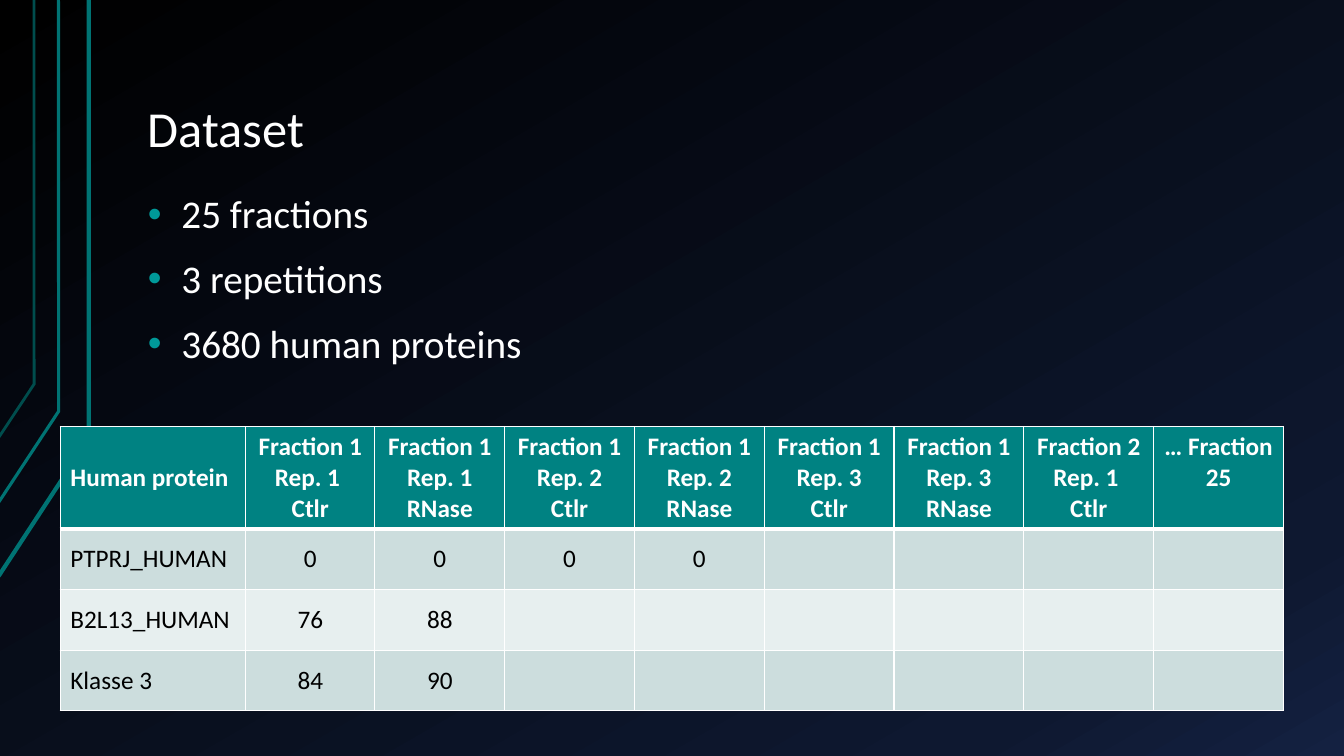
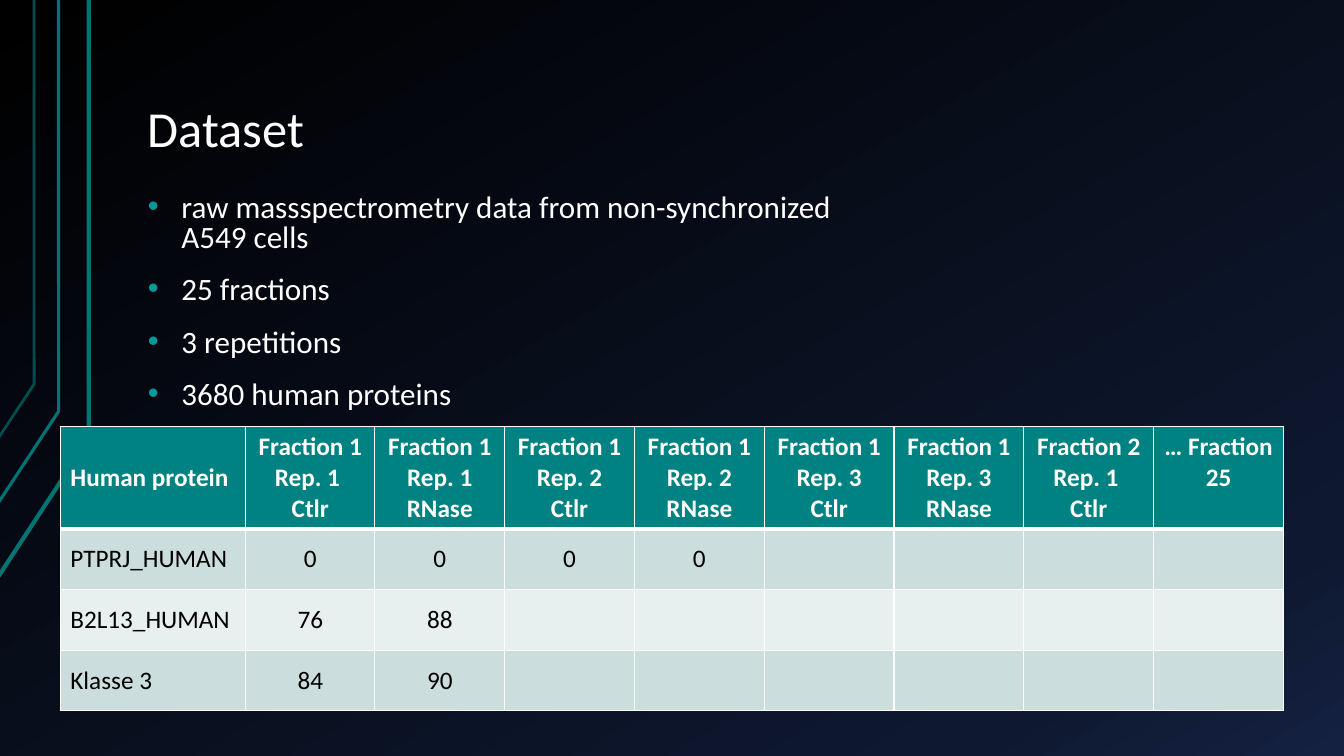
Before and after one commit to AlexandraKummer/2021-topic-03-team-04, a slide deck: slide 4 of Project proposal.pptx (slide 5 before the commit). Drawn at 1344x756 pixels with LibreOffice and Linux fonts; fonts in the diff are those of the drawing. Boxes give left, top, right and bottom in pixels: in the first picture for what was removed or moved away, otherwise in the second. Text is boxed around its words. In the diff, an @@ line names an element or a change of style, - is before the commit and + after.

```diff
--- a/Project proposal.pptx
+++ b/Project proposal.pptx
@@ text at [181, 196, 830, 249]: paragraph added @@
+• raw massspectrometry data from non-synchronized A549 cells
@@ text at [181, 278, 451, 410]: size 28 to 22.2 pt in "25 fractions", "3 repetitions", "3680 human proteins"; line spacing 0.9 to 0.8 @@
```
Also in this commit, not shown: 3 other slides changed, 7 slides added, 6 slides removed.
